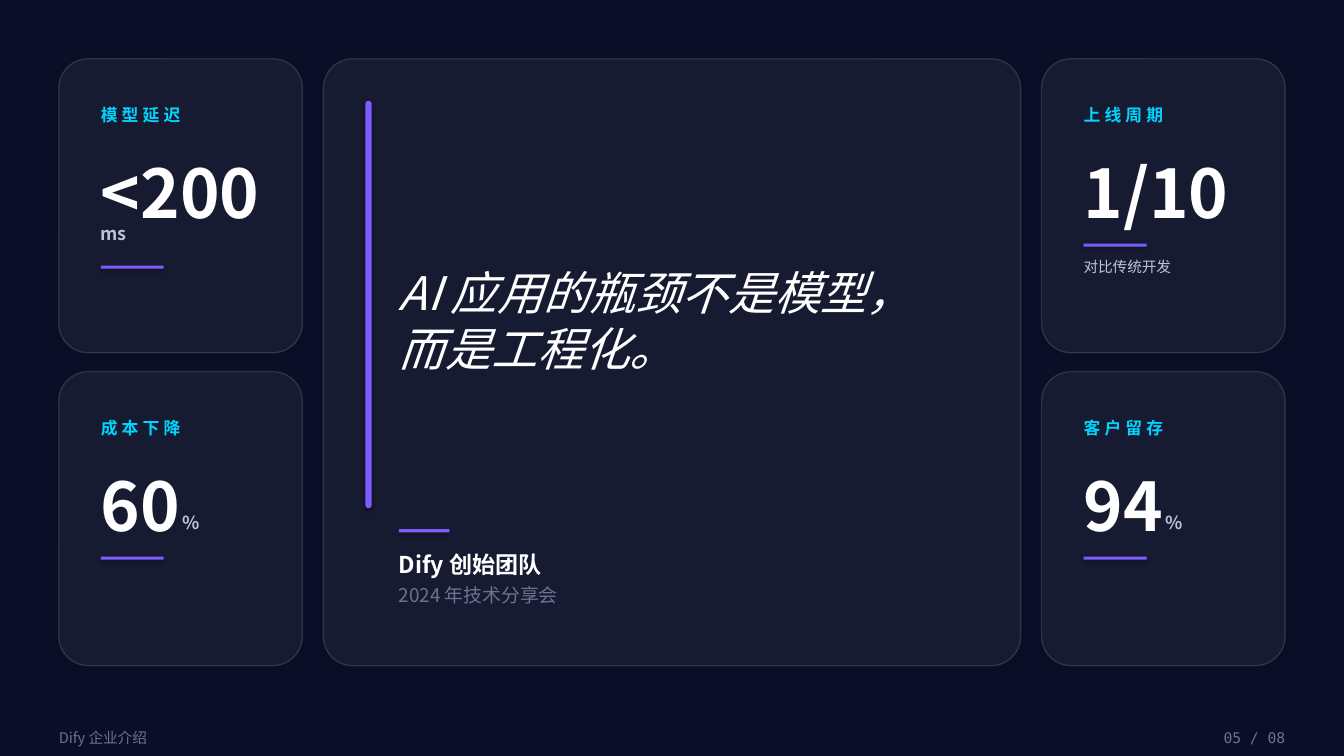
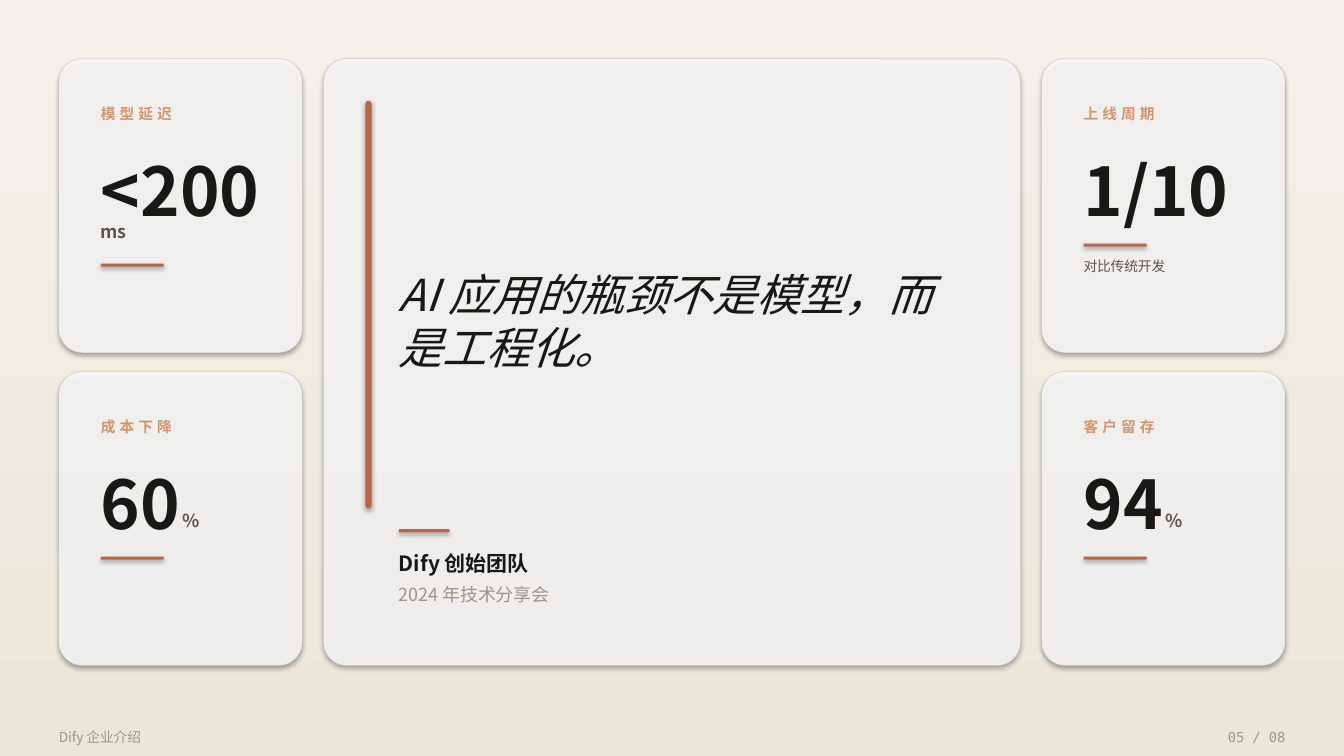
Before and after one commit to ZhengRui-Chen/bento-ppt-skill, a slide deck: slide 5 of examples/dify-intro/deck.pptx. Drawn at 1344x756 pixels with LibreOffice and Linux fonts; fonts in the diff are those of the drawing. Boxes give left, top, right and bottom in pixels: in the first picture for what was removed or moved away, otherwise in the second. Text is boxed around its words. In the diff, an @@ line names an element or a change of style, - is before the commit and + after.

```diff
--- a/examples/dify-intro/deck.pptx
+++ b/examples/dify-intro/deck.pptx
@@ rectangle at bbox=[0, 0, 1344, 756]: fill #0A0E27 to gradient #F5F0E8 to #EDE6D8 @@
@@ text "AI 应用的瓶颈不是模型，而是工程化。" at bbox=[399, 273, 932, 368]: size 33 to 31.5 pt, text colour #FFFFFF to #1A1815 @@
@@ text colour #FFFFFF to #1A1815 in 4 elements at bbox=[101, 478, 180, 530], bbox=[1084, 478, 1163, 530], bbox=[101, 165, 260, 232], bbox=[1084, 162, 1229, 228] @@
@@ fill #7C5CFF to #B8654A in 6 elements at bbox=[365, 101, 371, 508], bbox=[399, 529, 450, 532], bbox=[101, 557, 163, 560], bbox=[1084, 244, 1146, 247], bbox=[1084, 557, 1146, 560], bbox=[101, 263, 163, 266] @@
@@ text "对比传统开发" at bbox=[1084, 259, 1166, 272]: size 10.5 to 9.8 pt, text colour #BCC4D8 to #5C5548 @@
@@ fill #FFFFFF at 6% opacity to #FFFFFF at 82% opacity; outline #FFFFFF 1 pt to #1A1815 1 pt; proportions changed in 5 elements at bbox=[324, 58, 1021, 665], bbox=[58, 58, 302, 353], bbox=[58, 372, 302, 666], bbox=[1042, 58, 1286, 353], bbox=[1042, 372, 1286, 666] @@
@@ size 12 to 10.5 pt, text colour #00D4FF to #D4956B in 4 elements at bbox=[101, 106, 172, 120], bbox=[101, 419, 172, 434], bbox=[1084, 106, 1155, 120], bbox=[1084, 419, 1155, 434] @@
@@ text colour #BCC4D8 to #5C5548 in 3 elements at bbox=[101, 227, 127, 238], bbox=[182, 509, 214, 533], bbox=[1166, 509, 1197, 533] @@
@@ text "Dify 创始团队" at bbox=[399, 553, 529, 576]: size 16.5 to 15 pt, text colour #FFFFFF to #1A1815 @@
@@ text "2024 年技术分享会" at bbox=[399, 586, 549, 603]: size 13.5 to 12.8 pt, text colour #6B7392 to #9C9588 @@
@@ text "Dify 企业介绍" at bbox=[59, 731, 141, 745]: size 10.5 to 9.8 pt, text colour #6B7392 to #9C9588 @@
@@ text "05 / 08" at bbox=[1228, 732, 1285, 742]: size 10.5 to 9.8 pt, text colour #6B7392 to #9C9588 @@
```
Also in this commit, not shown: 7 other slides changed, 3 other files.
